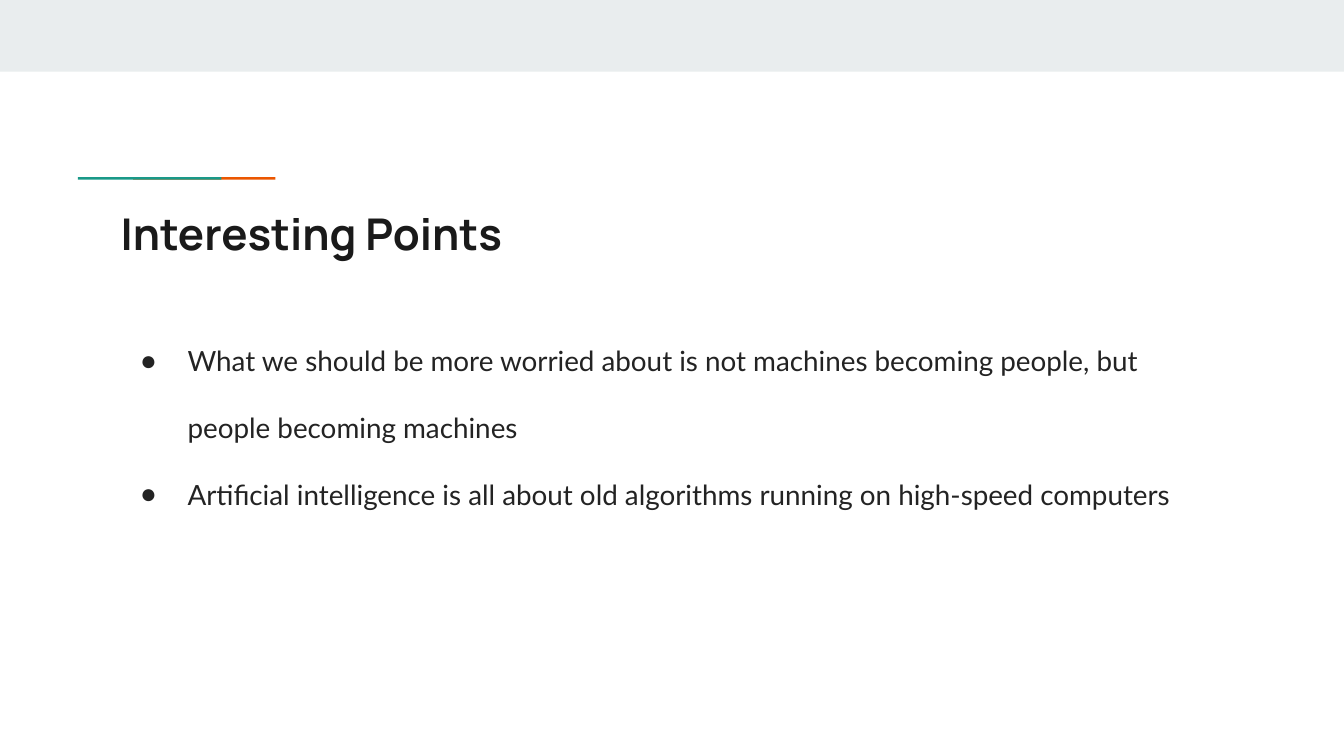
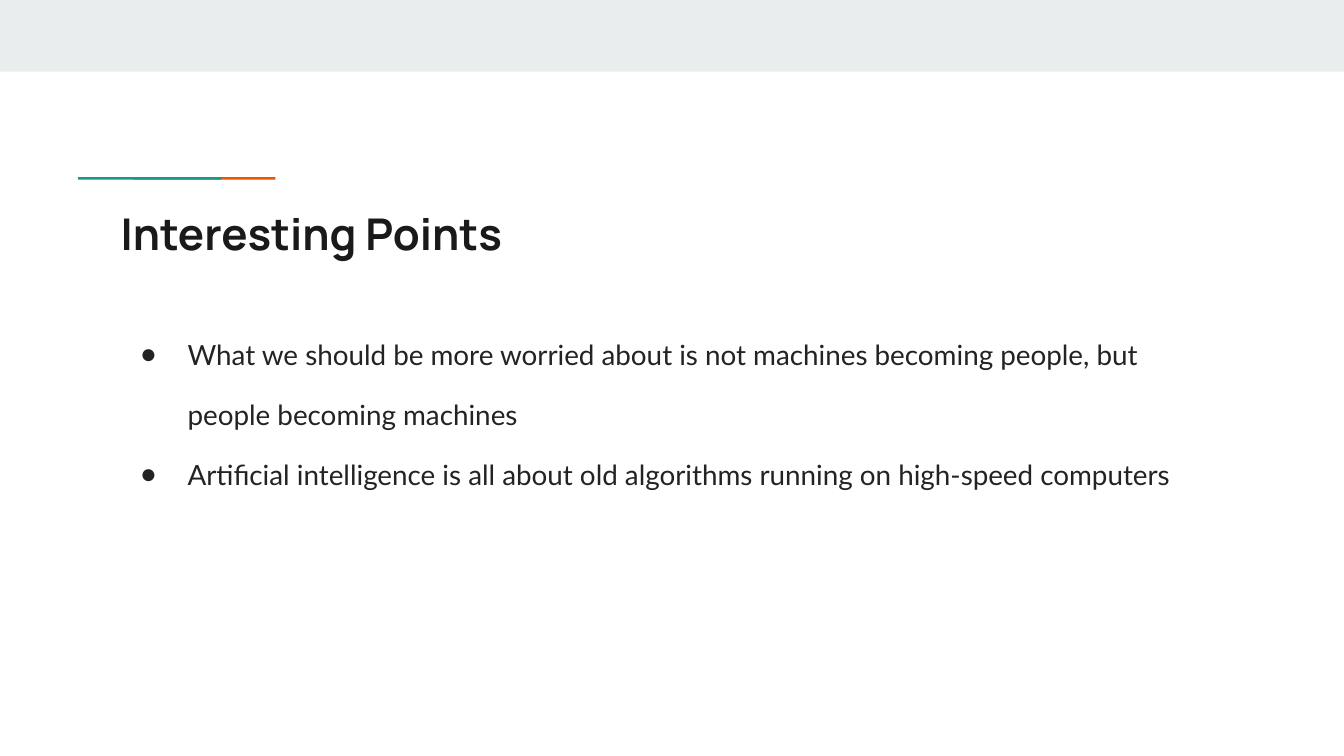
Before and after one commit to gef4/data303-s23-book-reports, a slide deck: slide 6 of docs/yuqian-wang/yuqian_wang_presentation.pptx (slide 5 before the commit). Drawn at 1344x756 pixels with LibreOffice and Linux fonts; fonts in the diff are those of the drawing. Boxes give left, top, right and bottom in pixels: in the first picture for what was removed or moved away, otherwise in the second. Text is boxed around its words. In the diff, an @@ line names an element or a change of style, - is before the commit and + after.

```diff
--- a/docs/yuqian-wang/yuqian_wang_presentation.pptx
+++ b/docs/yuqian-wang/yuqian_wang_presentation.pptx
@@ text "What we should be more ..." at <box>188,344,1169,490</box>: line spacing 2 to 1.8 @@
```
Also in this commit, not shown: 1 other slide changed, 1 slide added, 1 other file.
